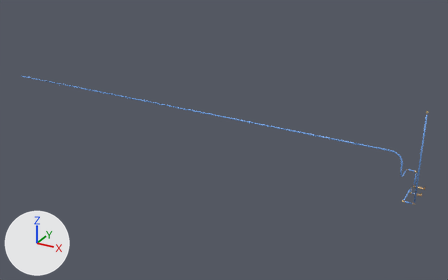
What one commit did to the glTF model pipes_supply__softener-yes_and_plumbing-pex.glb.
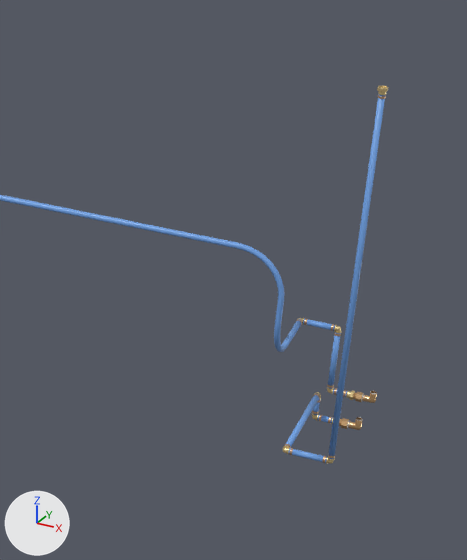
There are two pictures of each version: one whole from a 50 mm lens placed at (4.11, -7.41, 3.67), pointed at (-0.61, 1.17, -0.62), one close up on the part from 74% to 100% of the width and 32% to 82% of the height. Arrows for +X, +Y and +Z are at lower left; the lights stay in place. The last two pictures show the newer version.

Objects in the first close-up: 'fit_adapter_pipe_supply_softener_feed__pex', 'fit_adapter_pipe_supply_softener_feed__pex.001', 'pipe_supply_from_softener__pex', 'pipe_supply_softener_feed__pex' and 6 more.
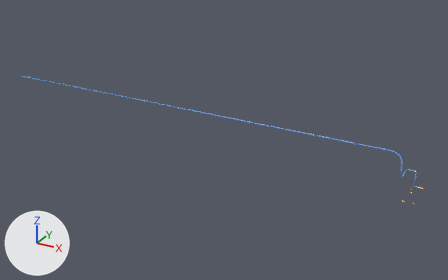
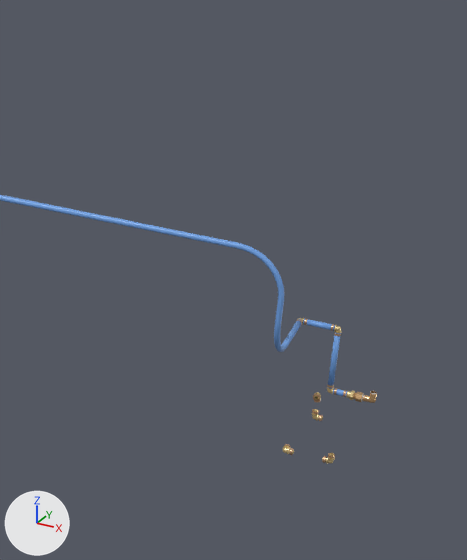
Location of each change, (x1, y1, x2, y2) in pixels of the close-ups (467 x 560 px):
'pipe_supply_softener_feed__pex', deleted: before (286, 95, 385, 463)
'fit_adapter_pipe_supply_softener_feed__pex.001', deleted: before (328, 417, 363, 430)
    faces in mat_mat_copper_001 (beige #ddb381): (339, 418, 363, 430)
'fit_adapter_pipe_supply_softener_feed__pex', deleted: before (377, 85, 388, 99)

What the commit changed:
Object 'fit_adapter_pipe_supply_softener_feed__pex' (ob_fit_adapter_pipe_supply_softener_feed__pex) is deleted.
Object 'fit_adapter_pipe_supply_softener_feed__pex.001' (ob_fit_adapter_pipe_supply_softener_feed__pex_001) is deleted.
Object 'pipe_supply_softener_feed__pex' (ob_pipe_supply_softener_feed__pex) is deleted.
